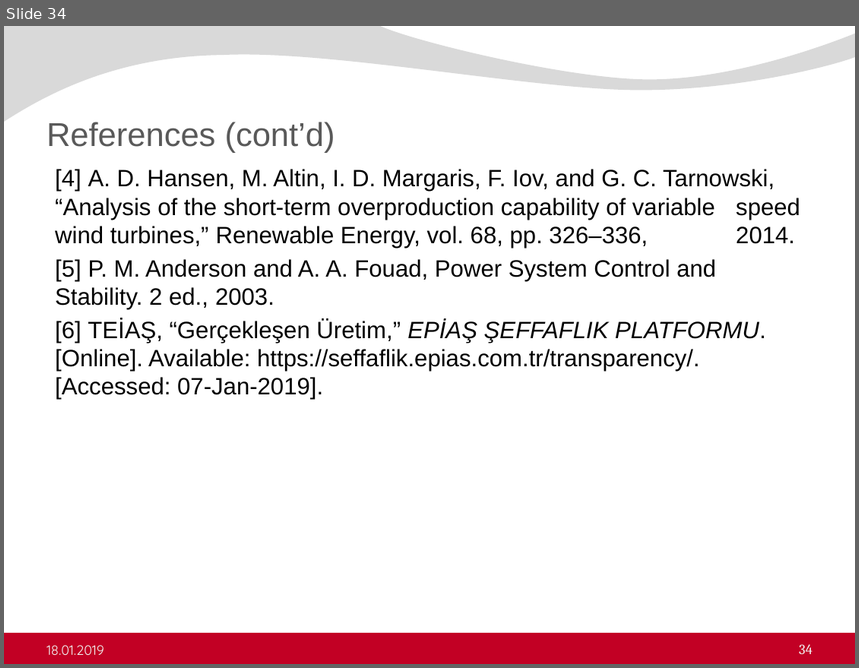
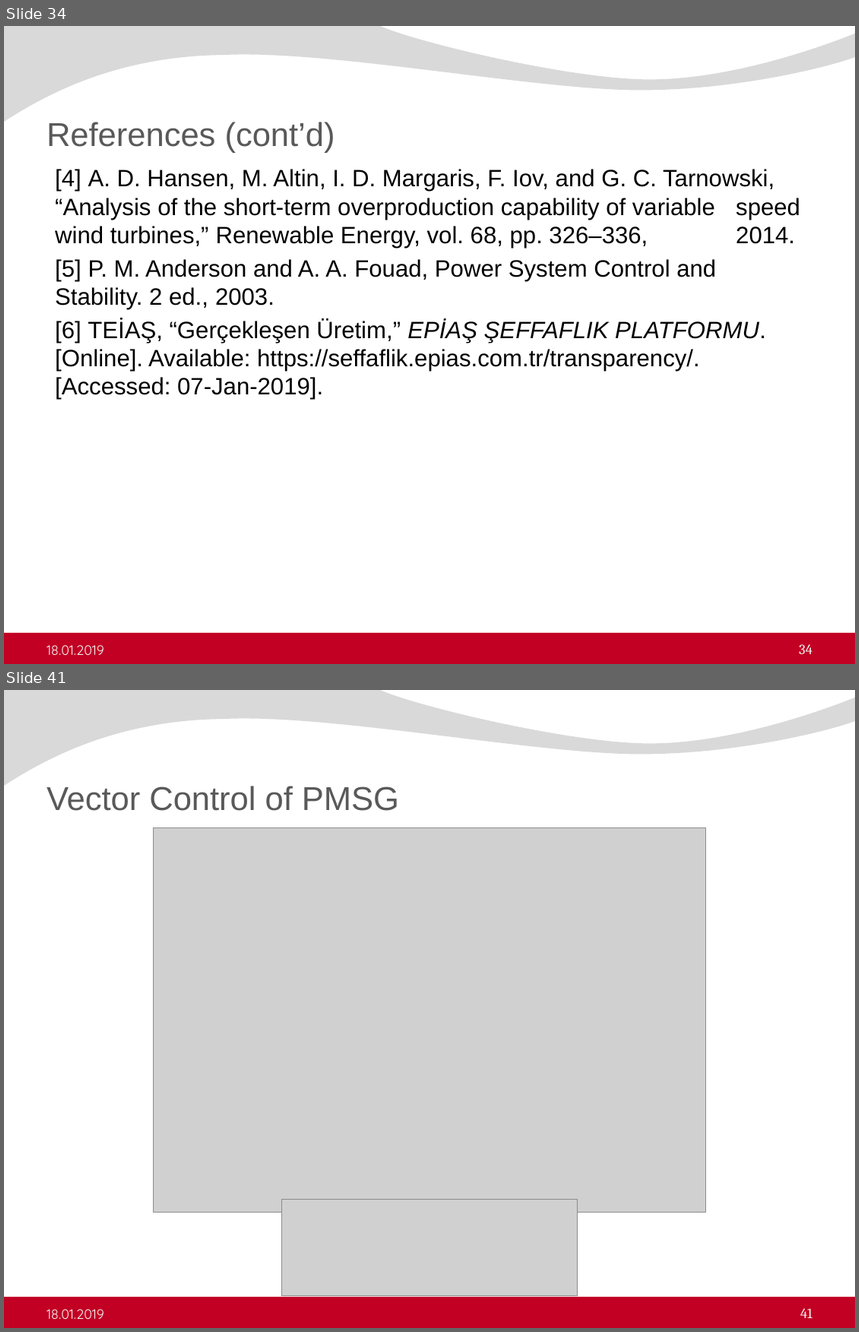
Before and after one commit to ErencanDuymaz/Research, a slide deck: Thesis/Thesis Defence/Erencan_Duymaz_thesis_defence.pptx. Shown one above the other, each under a label of ours: slide 34 before the commit, slides 34 and 41 after it; the slides between them are not shown. The pictures are 859x668 and 859x1332 pixels, drawn with LibreOffice and Linux fonts; fonts in the diff are those of the drawing; grey boxes stand for pictures; background and template pictures are left out. Boxes give left, top, right and bottom in pixels: in the first picture for what was removed or moved away, otherwise in the second. Text is boxed around its words. In the diff, an @@ line names an element or a change of style, - is before the commit and + after.

```diff
--- a/Thesis/Thesis Defence/Erencan_Duymaz_thesis_defence.pptx
+++ b/Thesis/Thesis Defence/Erencan_Duymaz_thesis_defence.pptx
@@ slide 41 added at box(4, 690, 855, 1328), background #FFFFFF; not listed: 2 template elements that a slide beside it also shows @@
@@ title added at box(47, 786, 399, 811), 28 pt, text #595959 @@
+Vector Control of PMSG
@@ picture added at box(153, 828, 706, 1213) @@
@@ picture added at box(282, 1200, 578, 1297) @@
@@ text added at box(47, 1309, 104, 1319), 11.5 pt, text #F2F2F2 @@
+18.01.2019
@@ page number added at box(800, 1309, 813, 1319), 12 pt, text #F2F2F2 @@
+41
```
Also in this commit, not shown: 4 slides changed, 6 other slides added, 9 other files.
